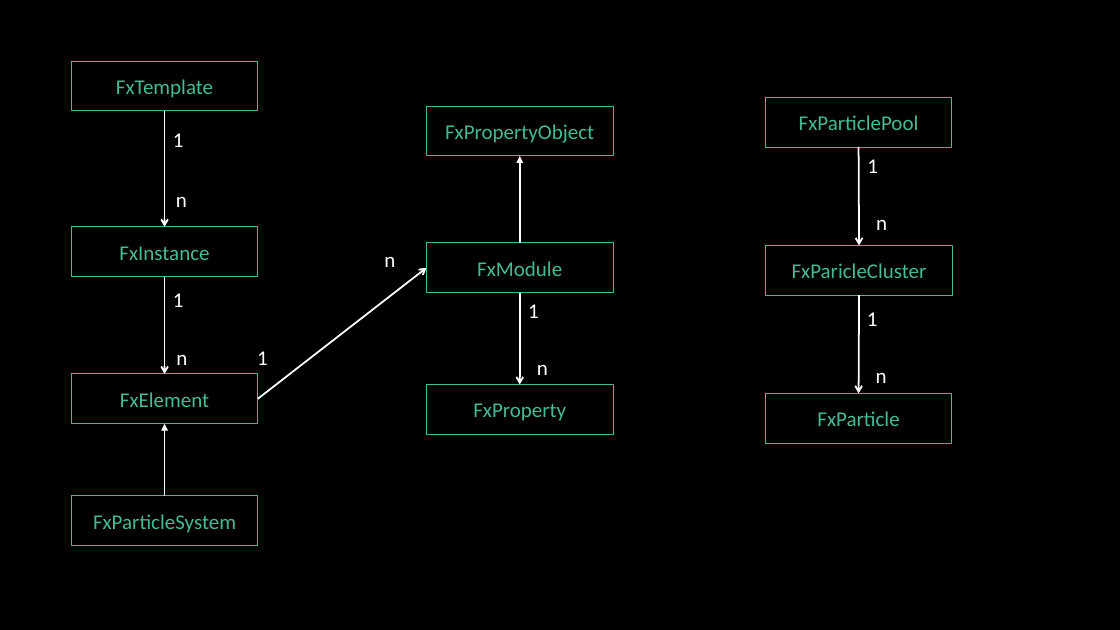
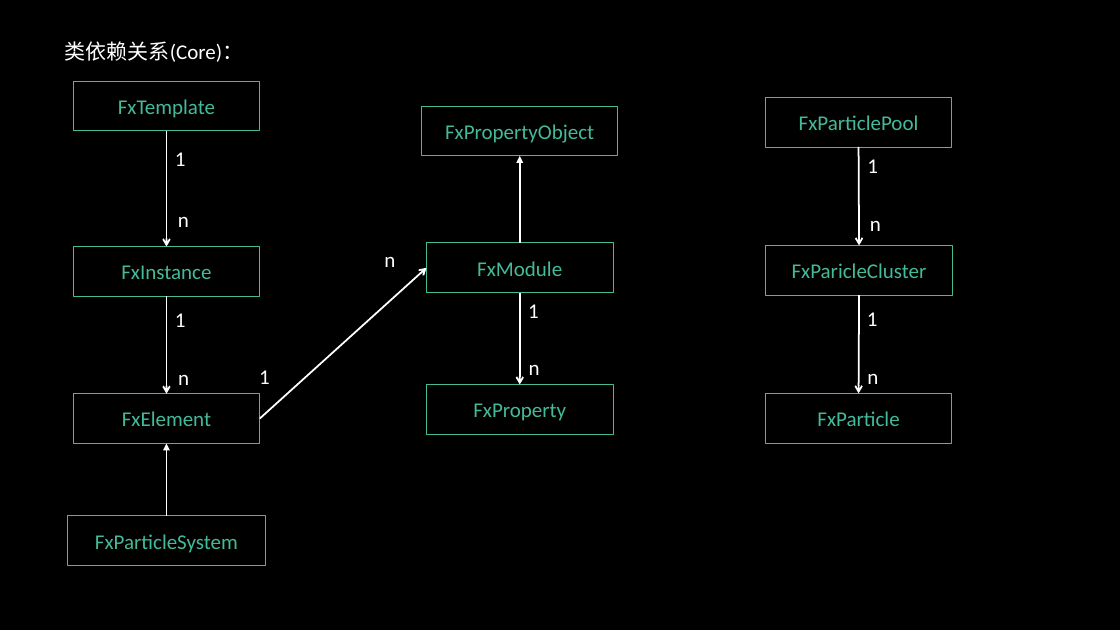
Before and after one commit to greatwallgoogle/Learnings, a slide deck: slide 2 of engine/粒子系统/Particle.pptx. Drawn at 1120x630 pixels with LibreOffice and Linux fonts; fonts in the diff are those of the drawing; background and template pictures are left out. Boxes give left, top, right and bottom in pixels: in the first picture for what was removed or moved away, otherwise in the second. Text is boxed around its words. In the diff, an @@ line names an element or a change of style, - is before the commit and + after.

Commit message:
update ppts

```diff
--- a/engine/粒子系统/Particle.pptx
+++ b/engine/粒子系统/Particle.pptx
@@ text added at box(65, 41, 244, 62), 18 pt, text #FFFFFF @@
+类依赖关系(Core)：
@@ rectangle "FxPropertyObject": place and size @@
-rectangle "FxPropertyObject" at box(427, 106, 613, 155)
+rectangle "FxPropertyObject" at box(422, 106, 618, 155)
@@ 5 texts, 3 rectangles, 3 arrows: place and size @@
-5 texts, 3 rectangles, 3 arrows at box(71, 61, 268, 496)
+5 texts, 3 rectangles, 3 arrows at box(73, 82, 270, 516)
@@ text "n": place and size @@
-text "n" at box(876, 219, 887, 230)
+text "n" at box(870, 221, 881, 231)
@@ arrow moved from (258, 399) - (427, 268) to (260, 418) - (427, 268) @@
@@ text "n": place and size @@
-text "n" at box(537, 365, 548, 375)
+text "n" at box(529, 365, 540, 375)
@@ text "n": place and size @@
-text "n" at box(876, 373, 887, 383)
+text "n" at box(867, 374, 878, 384)
@@ rectangle "FxParticleSystem": place and size @@
-rectangle "FxParticleSystem" at box(71, 496, 258, 545)
+rectangle "FxParticleSystem" at box(67, 516, 266, 565)
```
Also in this commit, not shown: 2 other slides changed, 6 slides added.
